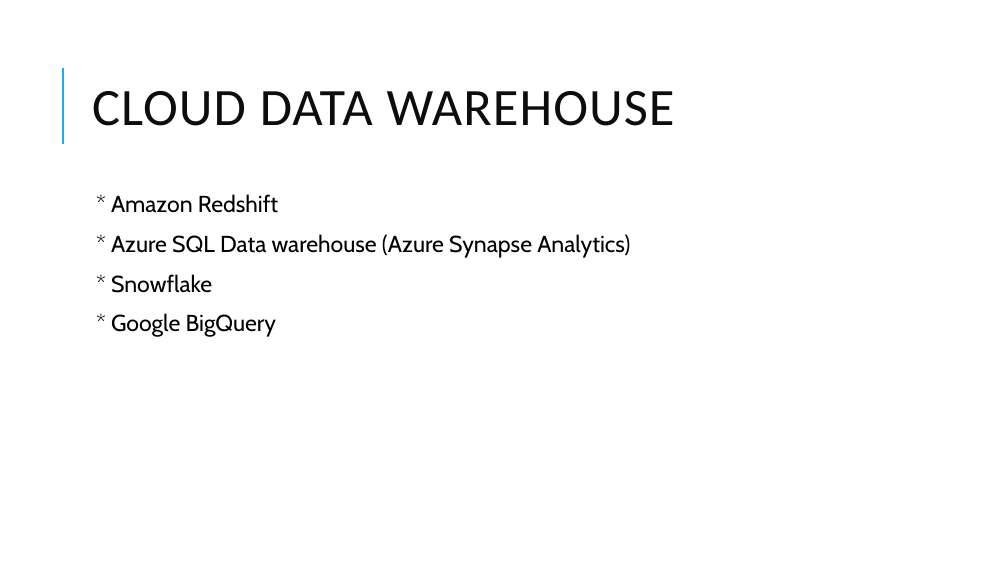
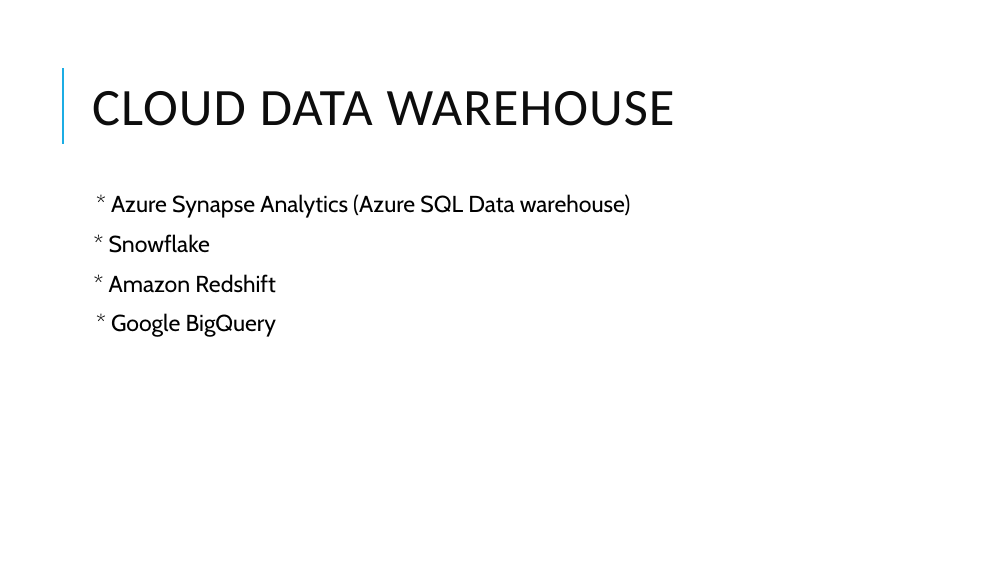
Before and after one commit to dinesarun/common, a slide deck: slide 15 of sessions/ChennaiAzureUserGroup/Snowflake_DW/Snowflake data warehouse.pptx (slide 10 before the commit). Drawn at 1008x567 pixels with LibreOffice and Linux fonts; fonts in the diff are those of the drawing. Boxes give left, top, right and bottom in pixels: in the first picture for what was removed or moved away, otherwise in the second. Text is boxed around its words. In the diff, an @@ line names an element or a change of style, - is before the commit and + after.

```diff
--- a/sessions/ChennaiAzureUserGroup/Snowflake_DW/Snowflake data warehouse.pptx
+++ b/sessions/ChennaiAzureUserGroup/Snowflake_DW/Snowflake data warehouse.pptx
@@ text at (109,194,631,253): paragraphs added @@
+  * Azure Synapse Analytics (Azure SQL Data warehouse)
+* Snowflake
@@ text at (111,234,630,293): paragraphs removed @@
-  * Azure SQL Data warehouse (Azure Synapse Analytics)
-  * Snowflake
@@ text at (109,274,275,293): bullet   to none @@
```
Also in this commit, not shown: 8 other slides changed, 10 slides added, 2 slides removed.
